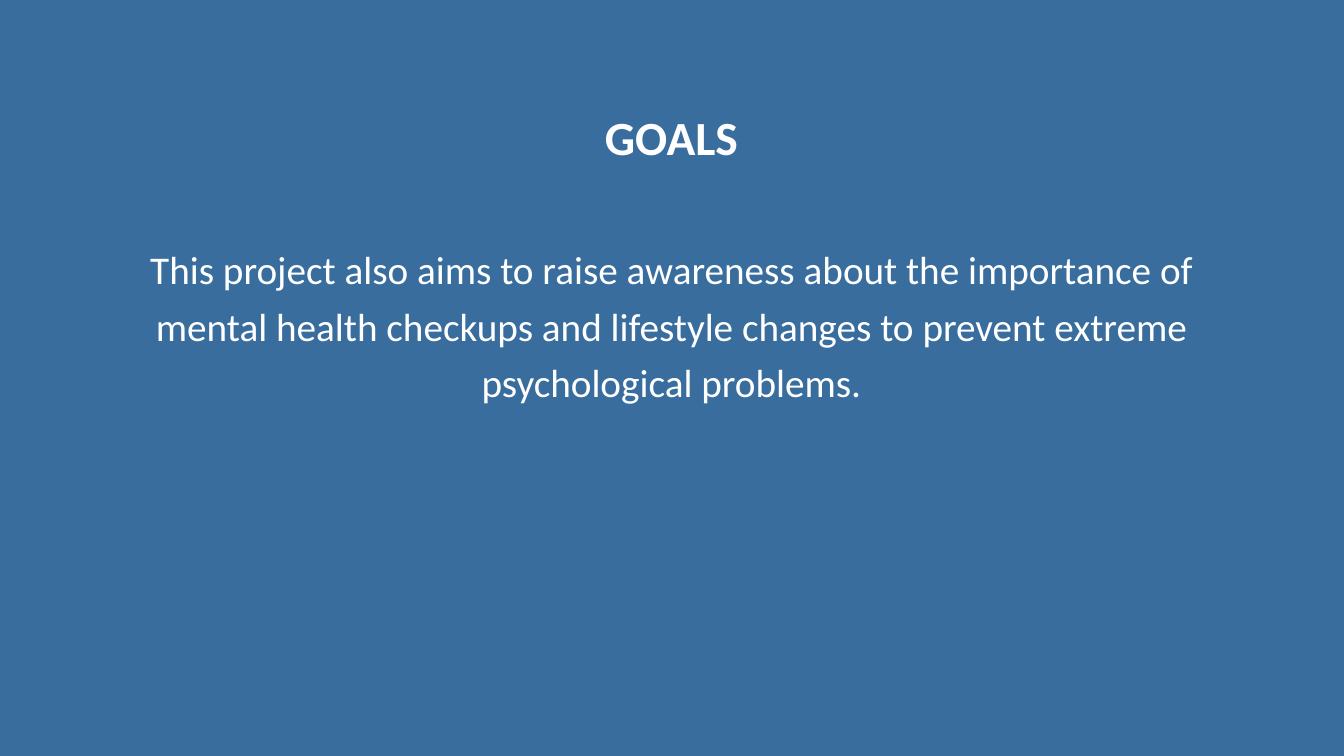
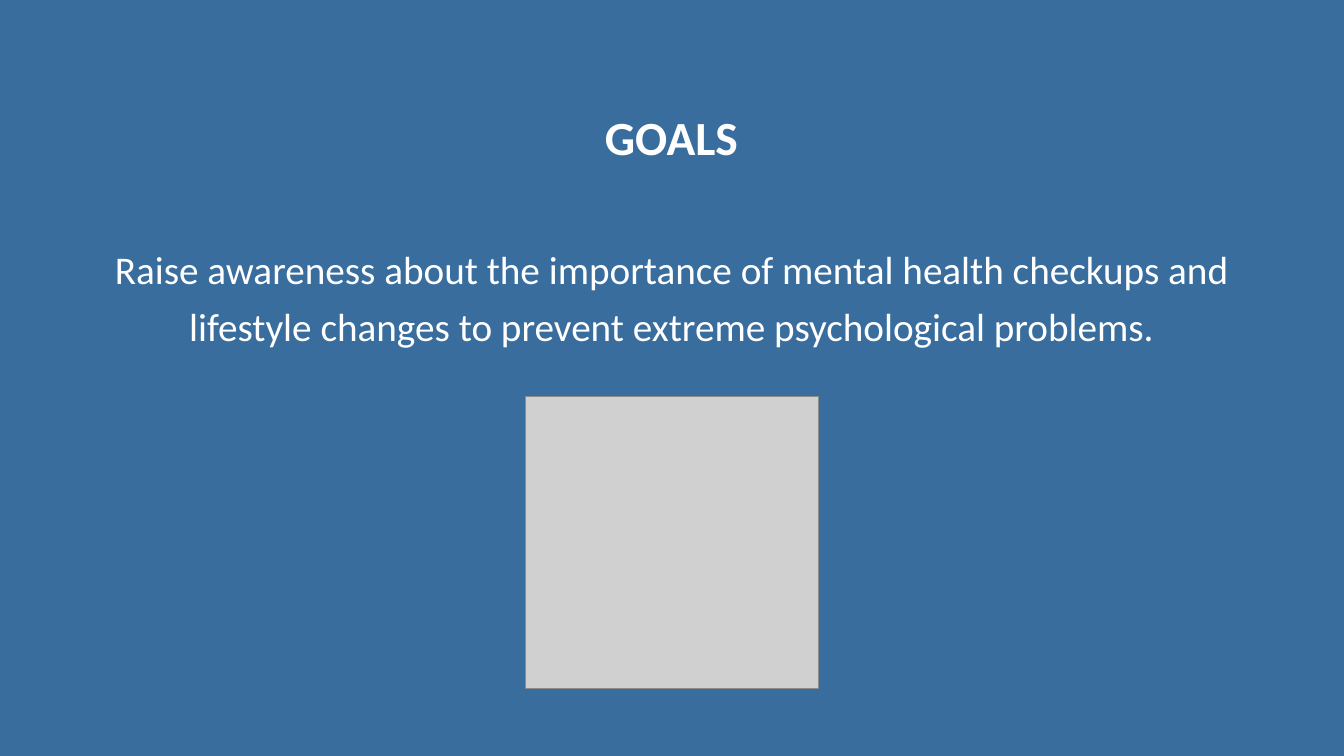
Before and after one commit to alannunescaetano/MoodPicture, a slide deck: slide 3 of Documents/Mood Picture - Second presentation.pptx. Drawn at 1344x756 pixels with LibreOffice and Linux fonts; fonts in the diff are those of the drawing; grey boxes stand for pictures. Boxes give left, top, right and bottom in pixels: in the first picture for what was removed or moved away, otherwise in the second. Text is boxed around its words. In the diff, an @@ line names an element or a change of style, - is before the commit and + after.

```diff
--- a/Documents/Mood Picture - Second presentation.pptx
+++ b/Documents/Mood Picture - Second presentation.pptx
@@ text at [115, 256, 1228, 348]: text changed @@
-This project also aims to raise awareness about the importance of mental health checkups and lifestyle changes to prevent extreme psychological problems.
+Raise awareness about the importance of mental health checkups and lifestyle changes to prevent extreme psychological problems.
@@ picture added at [526, 396, 819, 689] @@
```
Also in this commit, not shown: 10 other slides changed.
